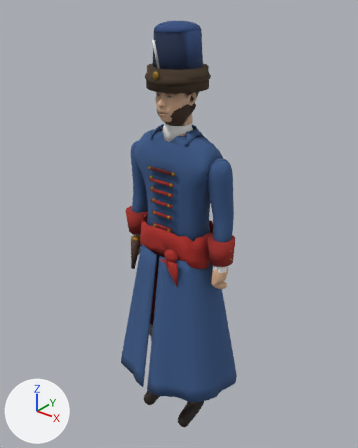
A saved change to the glTF model reckoning/models/haiduk.glb.
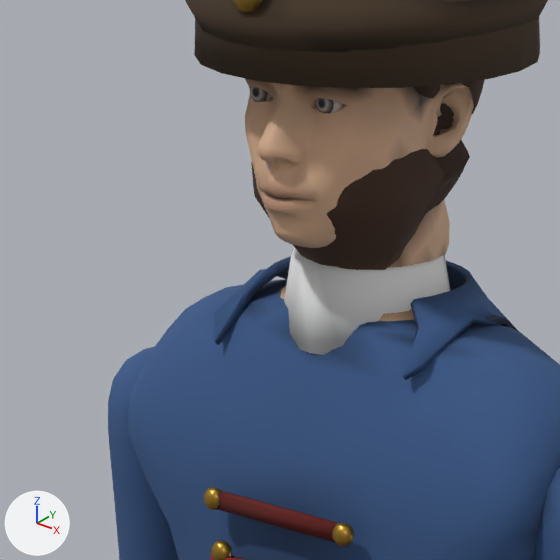
The first picture shows the older version from a 50 mm lens placed at (1.236, -1.537, 2.026), pointed at (-0.026, 0.04, 1.048). The close-ups show the older and then the newer version on the part from 31% to 59% of the width and 17% to 40% of the height of that picture. Only the edits that show in the close-ups are written down. The axes (+X, +Y, +Z) are drawn at lower left. The lights are the same throughout. Vertices at exactly the same position are counted once.

Names of what the first close-up shows: 'haiduk_beard', 'haiduk_body', 'haiduk_coat', 'haiduk_cuff', 'haiduk_fur', 'haiduk_hair', 'haiduk_linen', 'haiduk_metal', 'haiduk_skin', 'haiduk_tash' and 2 more.
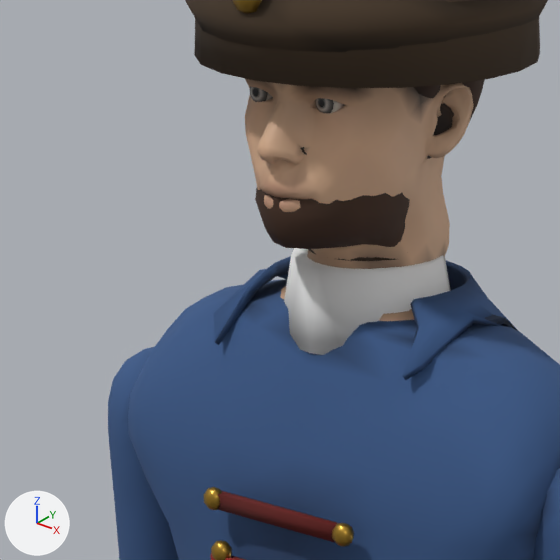
Changed parts and their boxes (x1, y1, x2, y2) in the close-ups (560 x 560 px; the box of a moved part takes in the faces that stretch with it):
'haiduk_beard', reshaped (9% narrower, 6% shorter): before (251, 105, 470, 270); after (255, 105, 454, 260)
'haiduk_hair', reshaped: before (414, 80, 485, 235); after (301, 80, 485, 261)
'haiduk_tash', reshaped (mostly hidden): before (415, 131, 470, 233); after (363, 117, 453, 260)
part 1 of me_haiduk_beard, moved or reshaped: before (251, 117, 470, 270); after (255, 156, 430, 260)
part 2 of me_haiduk_beard, recoloured: before (300, 254, 362, 270); after (355, 257, 363, 259)
part 3 of me_haiduk_hair, moved or reshaped (mostly hidden): before (429, 106, 477, 211); after (301, 106, 477, 261)
part 4 of me_haiduk_hair, recoloured: before (414, 169, 464, 235); after (308, 249, 396, 261)
part 5 of me_haiduk_skin, edited (looks the same): (294, 83, 473, 259) in both
part 6 of me_haiduk_skin, recoloured: before (400, 86, 473, 267); after (368, 86, 473, 267)

Patch to the scene script:
```diff
--- a/reckoning/models/haiduk.glb.py
+++ b/reckoning/models/haiduk.glb.py
@@ me_haiduk_beard @@
 # used by ob_haiduk_beard; location = (0.0, 0.0, 0.0)
-me_haiduk_beard.from_pydata(...)  # 534 vertices, 1064 faces; spans x -0.073..0.073, y -0.105..0.078, z 1.511..1.742
+me_haiduk_beard.from_pydata(...)  # 534 vertices, 1064 faces; spans x -0.073..0.073, y -0.105..0.076, z 1.526..1.742
+# me_haiduk_beard part 1: 224 of 534 vertices moved; they spanned x -0.073..0.073, y -0.101..0.078, z 1.511..1.619 and now span x -0.066..0.066, y -0.104..0.062, z 1.526..1.605; mean shift (0.0, 0.003, 0.001); largest move (0.0, 0.01, 1.533) -> (0.0, 0.062, 1.533)
+# me_haiduk_beard part 2: 16 kept faces spanning x -0.037..0.03, y -0.045..-0.021, z 1.526..1.542 get new vertex colours; the middle colour goes from brown #472e1e to brown #40291b
 me_haiduk_beard.materials.append(mat_haiduk_beard)
@@ me_haiduk_hair @@
 me_haiduk_hair.from_pydata(...)  # 1082 vertices, 2160 faces; spans x -0.085..0.085, y -0.108..0.096, z 1.525..1.766
 # used by ob_haiduk_hair; location = (0.0, 0.0, 0.0)
+# me_haiduk_hair part 3: 478 of 1082 vertices moved; they spanned x -0.071..0.071, y -0.098..0.08, z 1.525..1.625 and now span x -0.071..0.071, y -0.098..0.076, z 1.525..1.614; mean shift (0.0, 0.003, -0.003); largest move (0.0, 0.005, 1.533) -> (0.0, 0.062, 1.533)
+# me_haiduk_hair part 4: 275 kept faces spanning x -0.054..0.054, y -0.054..0.058, z 1.525..1.591 get new vertex colours; the middle colour goes from brown #382316 to black #20120a
 me_haiduk_hair.materials.append(mat_haiduk_hair)
@@ me_haiduk_skin @@
 me_haiduk_skin.from_pydata(...)  # 1599 vertices, 3168 faces; spans x -0.083..0.081, y -0.115..0.084, z 1.417..1.749
 # used by ob_haiduk_skin; location = (0.0, 0.0, 0.0)
+# me_haiduk_skin part 5: 261 faces centred in x -0.081..0.08, y -0.1..0.062, z 1.521..1.65 are repainted in the vertex colours; the middle colour goes from beige #c09c7f to beige #d4ad8d
+# me_haiduk_skin part 6: 112 faces centred in x -0.081..0.081, y -0.038..0.058, z 1.526..1.648 are repainted in the vertex colours; the middle colour goes from brown #836a55 to beige #d3ab8c
 me_haiduk_skin.materials.append(mat_haiduk_skin)
@@ me_haiduk_tash @@
 # used by ob_haiduk_tash; location = (0.0, 0.0, 0.0)
-me_haiduk_tash.from_pydata(...)  # 534 vertices, 1064 faces; spans x -0.073..0.073, y -0.105..0.078, z 1.526..1.742
+me_haiduk_tash.from_pydata(...)  # 534 vertices, 1064 faces; spans x -0.073..0.073, y -0.105..0.076, z 1.526..1.742
+# me_haiduk_tash part 7: 224 of 534 vertices moved; they spanned x -0.072..0.073, y -0.101..0.078, z 1.526..1.619 and now span x -0.066..0.066, y -0.099..0.062, z 1.526..1.605; mean shift (0.0, 0.003, -0.001); largest move (0.0, 0.01, 1.533) -> (0.0, 0.062, 1.533)
 me_haiduk_tash.materials.append(mat_haiduk_tash)
```
